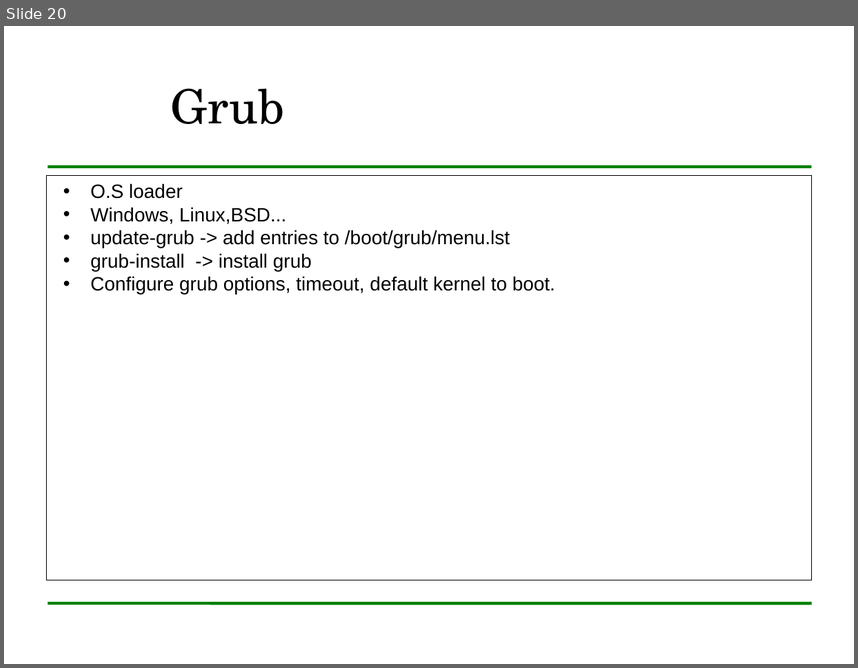
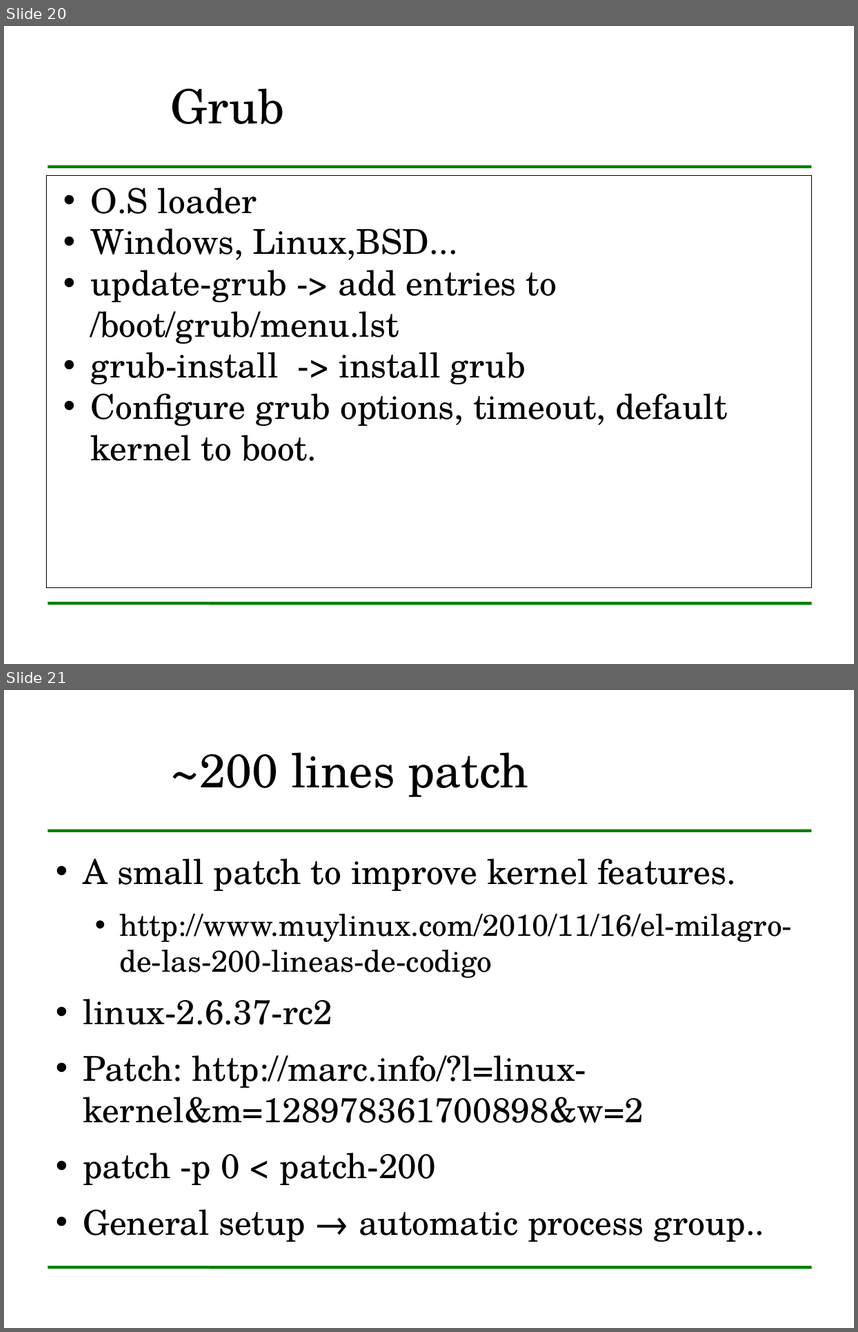
Before and after one commit to LibreLearning/libreteaching, a slide deck: mswl-madrid-2010-2011/cases-i/slides/linux-kernel/linuxKernelDescription.odp. Shown one above the other, each under a label of ours: slide 20 before the commit, slides 20 and 21 after it. The pictures are 858x668 and 858x1332 pixels, drawn with LibreOffice and Linux fonts; fonts in the diff are those of the drawing; background and template pictures are left out. Boxes give left, top, right and bottom in pixels: in the first picture for what was removed or moved away, otherwise in the second. Text is boxed around its words. In the diff, an @@ line names an element or a change of style, - is before the commit and + after.

Commit message:
added tutorial for ~200 lines patch

```diff
--- a/mswl-madrid-2010-2011/cases-i/slides/linux-kernel/linuxKernelDescription.odp
+++ b/mswl-madrid-2010-2011/cases-i/slides/linux-kernel/linuxKernelDescription.odp
@@ slide 21 added at (x1=4, y1=690, x2=854, y2=1328), background #FFFFFF; not listed: 2 template elements that a slide beside it also shows @@
@@ title added at (x1=171, y1=752, x2=529, y2=797), 44 pt, text #000000 @@
+~200 lines patch
@@ text added at (x1=83, y1=858, x2=792, y2=1241), 32 pt, text #000000 @@
+• A small patch to improve kernel features.
+  • http://www.muylinux.com/2010/11/16/el-milagro-de-las-200-lineas-de-codigo
+• linux-2.6.37-rc2
+• Patch: http://marc.info/?l=linux-kernel&m=128978361700898&w=2
+• patch -p 0 < patch-200
+• General setup → automatic process group..
@@ slide 20 changed as well @@
@@ rectangle "O.S loader" resized from (x1=46, y1=175, x2=812, y2=580) to (x1=46, y1=175, x2=812, y2=588) @@
@@ rectangle "O.S loader" at (x1=46, y1=175, x2=812, y2=588): size 18 to 32 pt, font Arial to TeX Gyre Schola @@
```
Also in this commit, not shown: 22 other slides changed, 1 other slide added, 1 slide removed.
